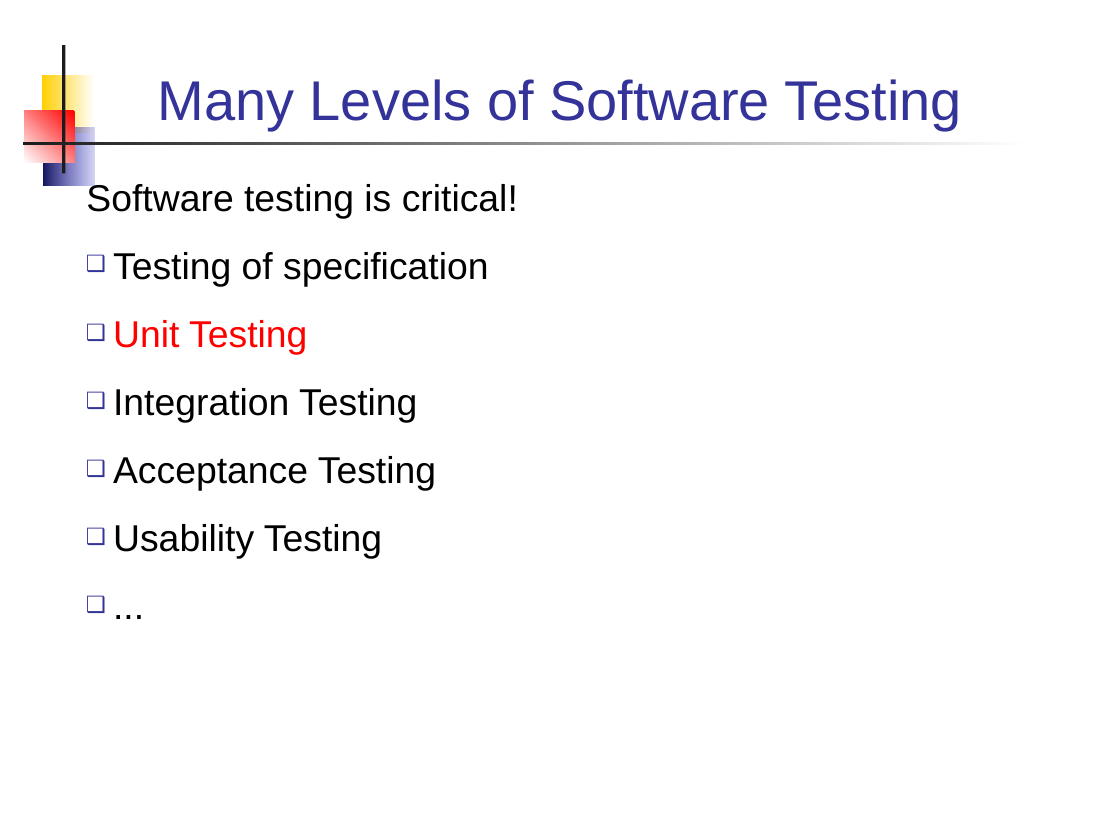
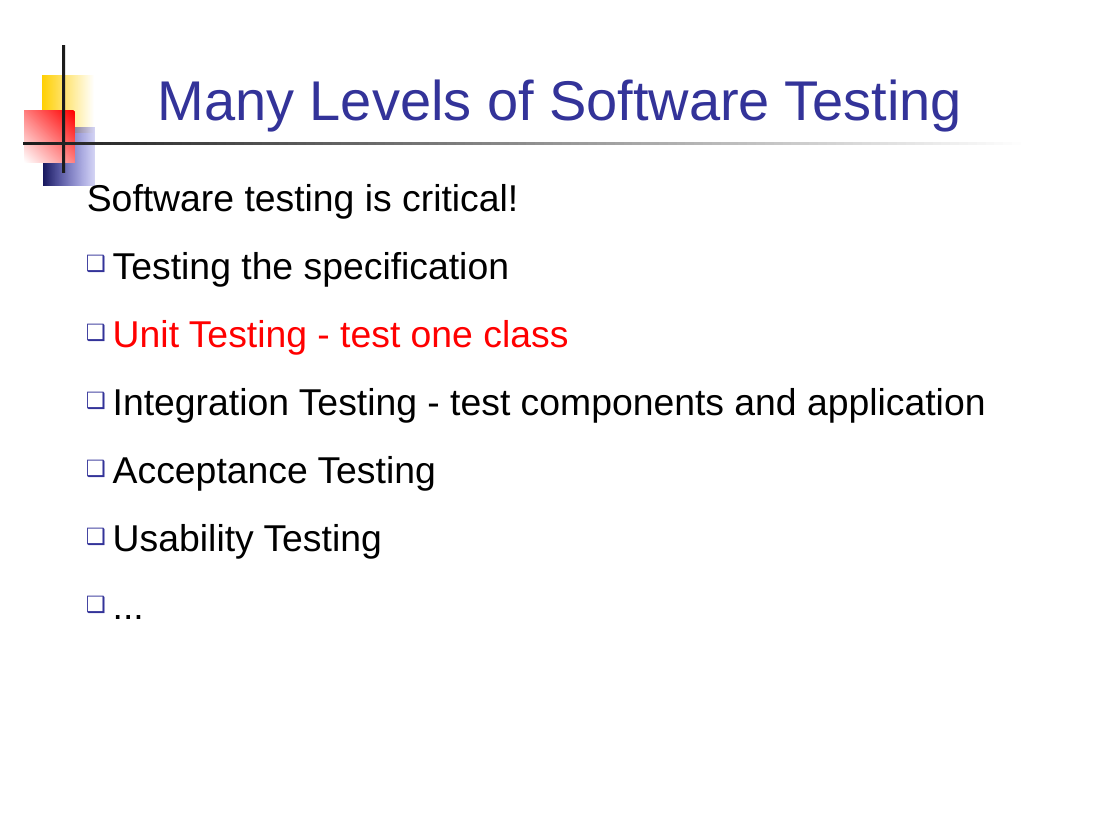
Before and after one commit to skeoop/skeoop.github.io, a slide deck: slide 2 of week10/UnitTesting.ppt. Drawn at 1120x840 pixels with LibreOffice and Linux fonts; fonts in the diff are those of the drawing. Boxes give left, top, right and bottom in pixels: in the first picture for what was removed or moved away, otherwise in the second. Text is boxed around its words. In the diff, an @@ line names an element or a change of style, - is before the commit and + after.

```diff
--- a/week10/UnitTesting.ppt
+++ b/week10/UnitTesting.ppt
@@ text at (x1=113, y1=252, x2=985, y2=423): text changed @@
-❑ Testing of specification
-❑ Unit Testing
-❑ Integration Testing
+❑ Testing the specification
+❑ Unit Testing - test one class
+❑ Integration Testing - test components and application
```
Also in this commit, not shown: 13 other slides changed, 4 slides added, 5 slides removed, 4 other files.
